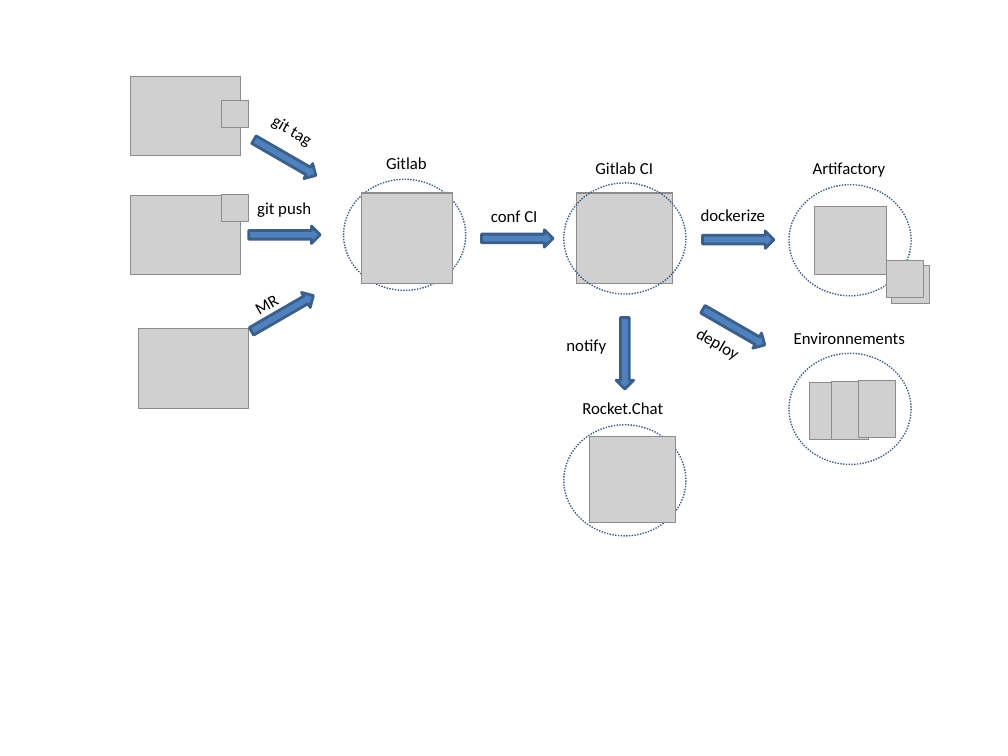
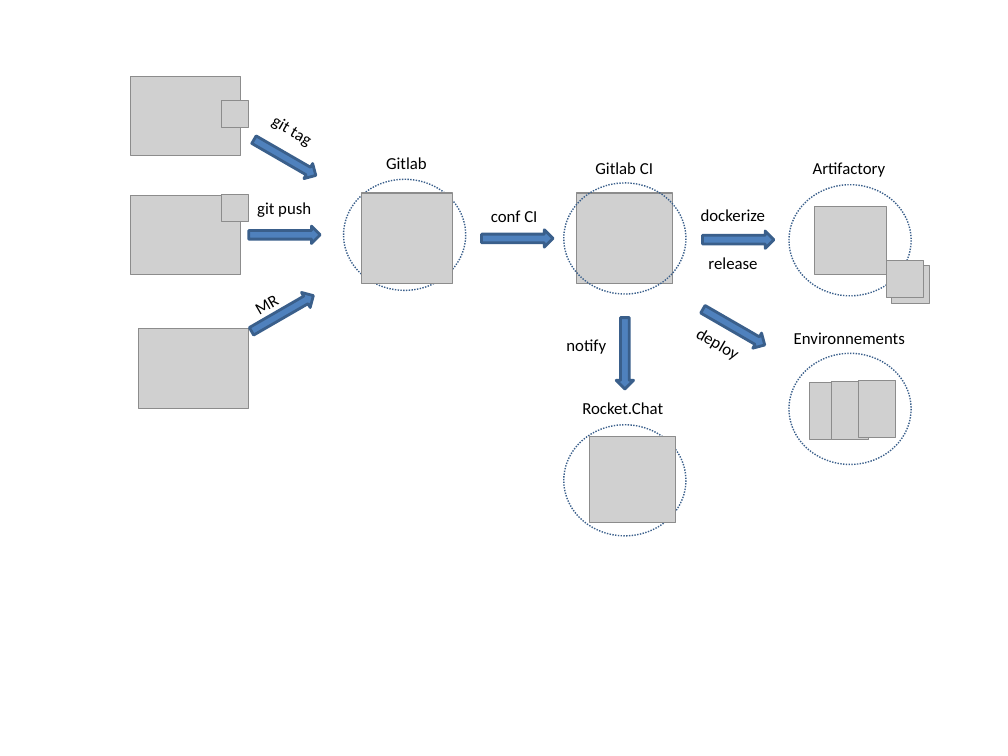
Before and after one commit to mfilotto/software-factory-presentation, a slide deck: slide 1 of img/ci-workflow.pptx. Drawn at 1008x756 pixels with LibreOffice and Linux fonts; fonts in the diff are those of the drawing; grey boxes stand for pictures. Boxes give left, top, right and bottom in pixels: in the first picture for what was removed or moved away, otherwise in the second. Text is boxed around its words. In the diff, an @@ line names an element or a change of style, - is before the commit and + after.

Commit message:
feat(workflow): add missing release ci action

```diff
--- a/img/ci-workflow.pptx
+++ b/img/ci-workflow.pptx
@@ text added at [708,257,757,269], 12 pt, text #000000 @@
+release
```
Also in this commit, not shown: 1 other file.
